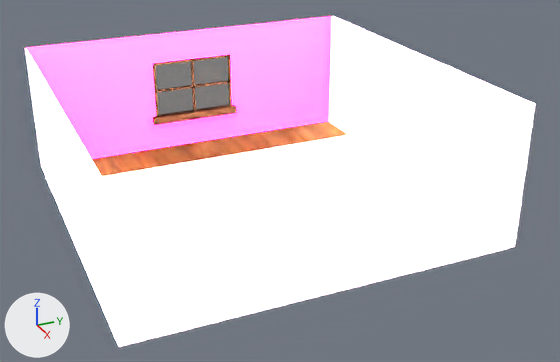
The Blender file Projekt/01-Model/lw-raum.blend as it was, and as the next commit left it.
Camera for both pictures: a 50 mm lens placed at (29.0, -11.7, 15.3), pointed at (1.1, 0.8, 1.3). Lighting does not change. The marker at lower left points along +X, +Y and +Z.
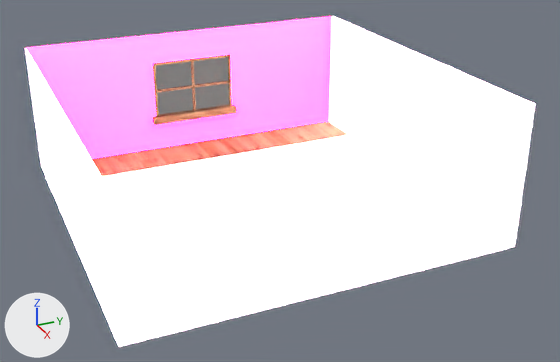
Changed parts and their boxes (x1, y1, x2, y2) in the pictures (560 x 362 px):
```json
{"object": "Plane", "change": "surface changed", "before": [92, 121, 349, 177], "after": [92, 121, 349, 177], "on screen": "orange to pink"}
{"object": "Cube.001", "change": "surface changed", "before": [153, 105, 237, 125], "after": [153, 105, 237, 125]}
```

Edits to the scene script, one JSON object a line:
```json
{"op": "add", "block": "img_lw_holz1_jpg", "code": ["img_lw_holz1_jpg = load_image('lw-holz1.jpg', '../02-Texture/lw-holz1.jpg', 1600, 216, 'sRGB')"]}
{"op": "add", "block": "img_lw_fußboden_jpg", "code": ["img_lw_fußboden_jpg = load_image('lw.fußboden.jpg', '../02-Texture/lw.fußboden.jpg', 1024, 1024, 'sRGB')"]}
{"op": "set", "path": "mat_material.texture", "old": "img_lw_fußboden_jpg_001", "new": "img_lw_fußboden_jpg"}
{"op": "set", "path": "mat_material_005.texture", "old": "img_lw_holz2_jpg", "new": "img_lw_holz1_jpg"}
```
